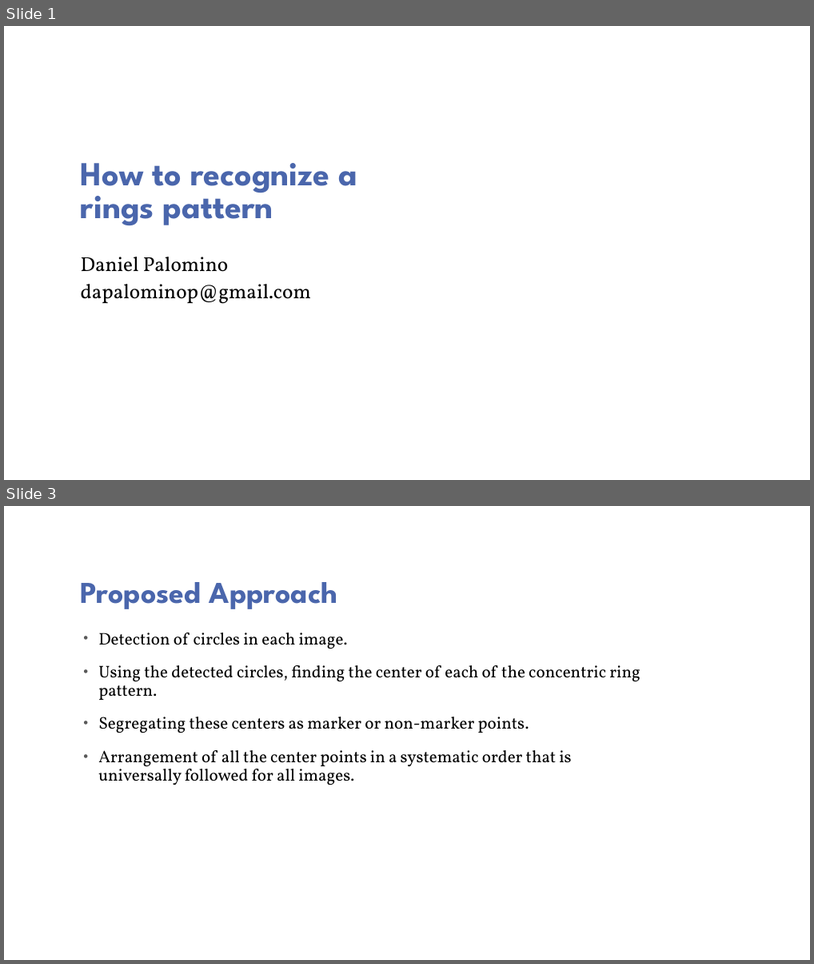
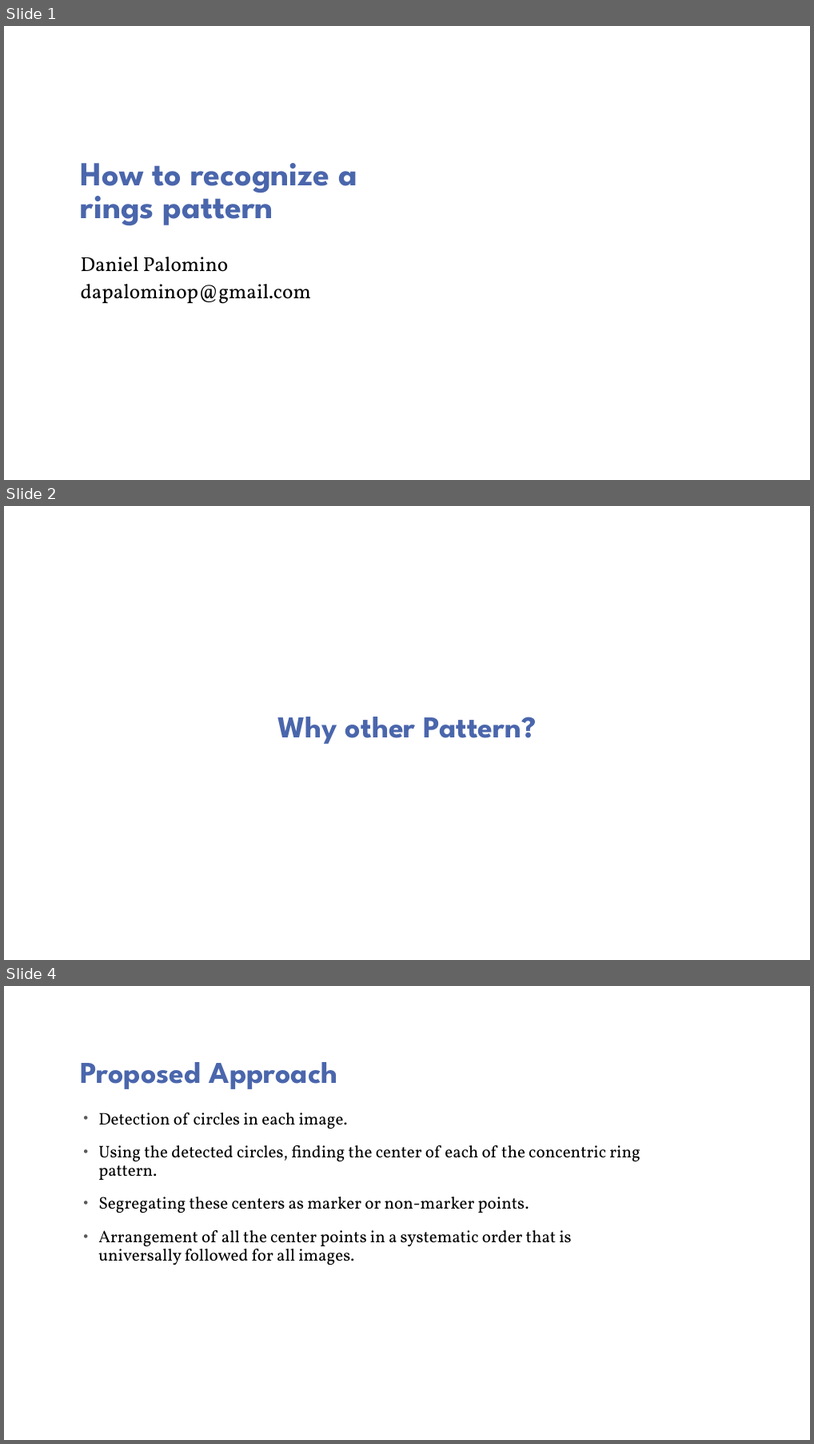
Before and after one commit to CameraCalibration/Report, a slide deck: PatternRecognition/PatternRecognition.pptx. Shown one above the other, each under a label of ours: slides 1 and 3 before the commit, slides 1, 2 and 4 after it; the slides between them are not shown. The pictures are 814x964 and 814x1444 pixels, drawn with LibreOffice and Linux fonts; fonts in the diff are those of the drawing; background and template pictures are left out. Boxes give left, top, right and bottom in pixels: in the first picture for what was removed or moved away, otherwise in the second. Text is boxed around its words. In the diff, an @@ line names an element or a change of style, - is before the commit and + after.

```diff
--- a/PatternRecognition/PatternRecognition.pptx
+++ b/PatternRecognition/PatternRecognition.pptx
@@ slide 2 added at [4,506,810,960], background picture (left out) @@
@@ title added at [278,716,537,744], 36 pt, text #4A66AC, bold @@
+Why other Pattern?
@@ what was slide 3 is now slide 4 @@
```
Also in this commit, not shown: 1 slide changed, 1 other slide added, 1 slide removed.
